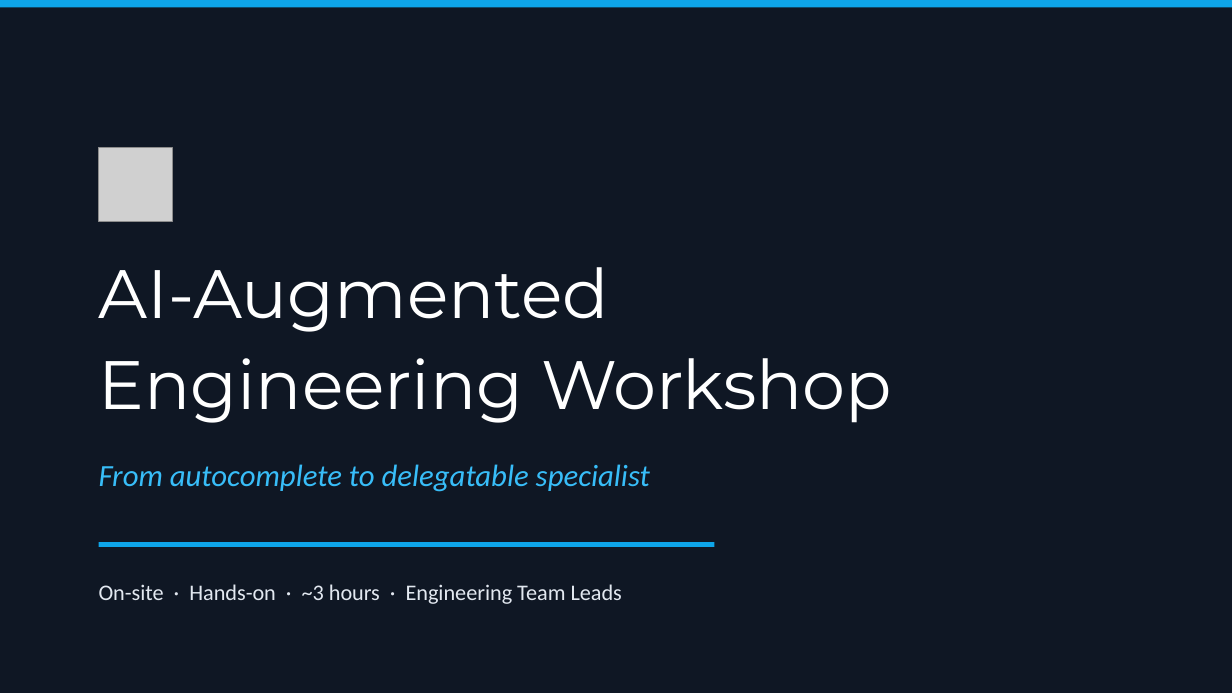
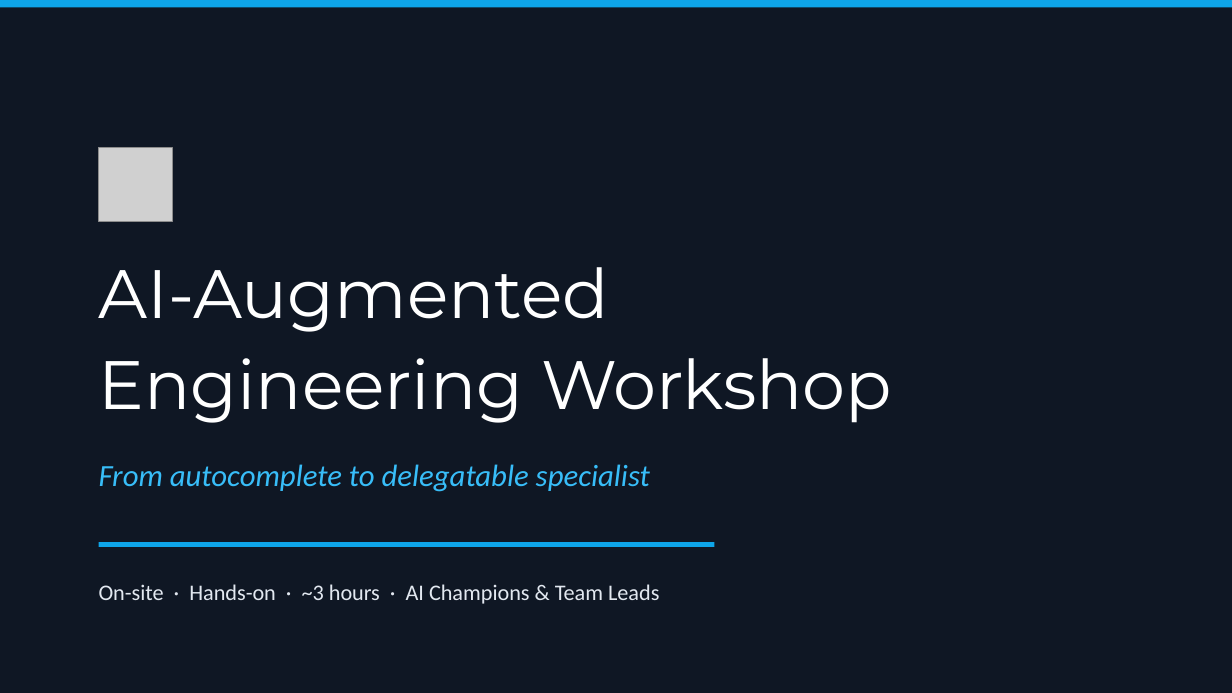
Before and after one commit to bubuding0809/copilot-cli-for-beginners, a slide deck: slide 1 of WORKSHOP-PRESENTATION.pptx. Drawn at 1232x693 pixels with LibreOffice and Linux fonts; fonts in the diff are those of the drawing; grey boxes stand for pictures. Boxes give left, top, right and bottom in pixels: in the first picture for what was removed or moved away, otherwise in the second. Text is boxed around its words. In the diff, an @@ line names an element or a change of style, - is before the commit and + after.

```diff
--- a/WORKSHOP-PRESENTATION.pptx
+++ b/WORKSHOP-PRESENTATION.pptx
@@ text at box(99, 584, 659, 604): text changed @@
-On-site · Hands-on · ~3 hours · Engineering Team Leads
+On-site · Hands-on · ~3 hours · AI Champions & Team Leads
```
Also in this commit, not shown: 6 other slides changed, 2 slides added.
